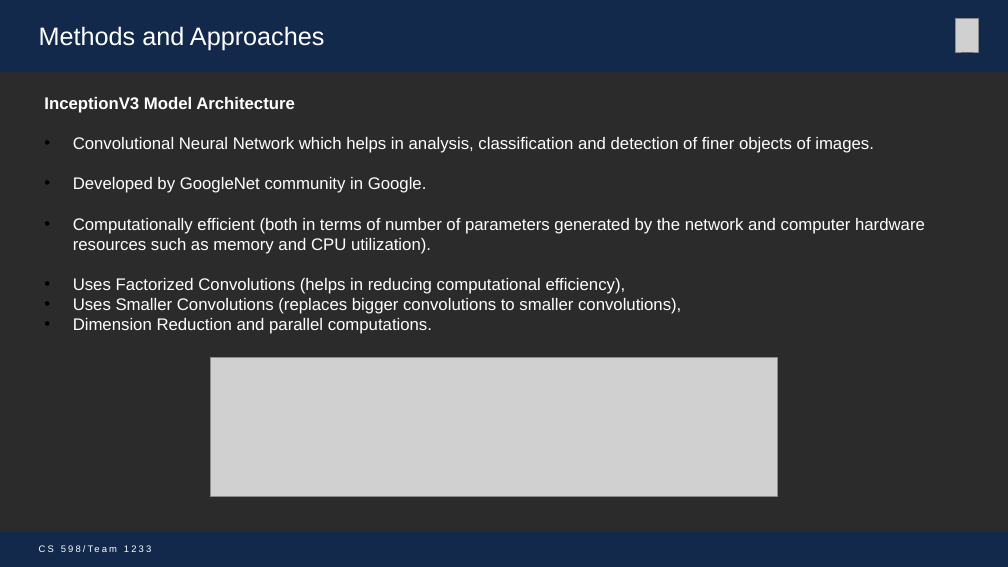
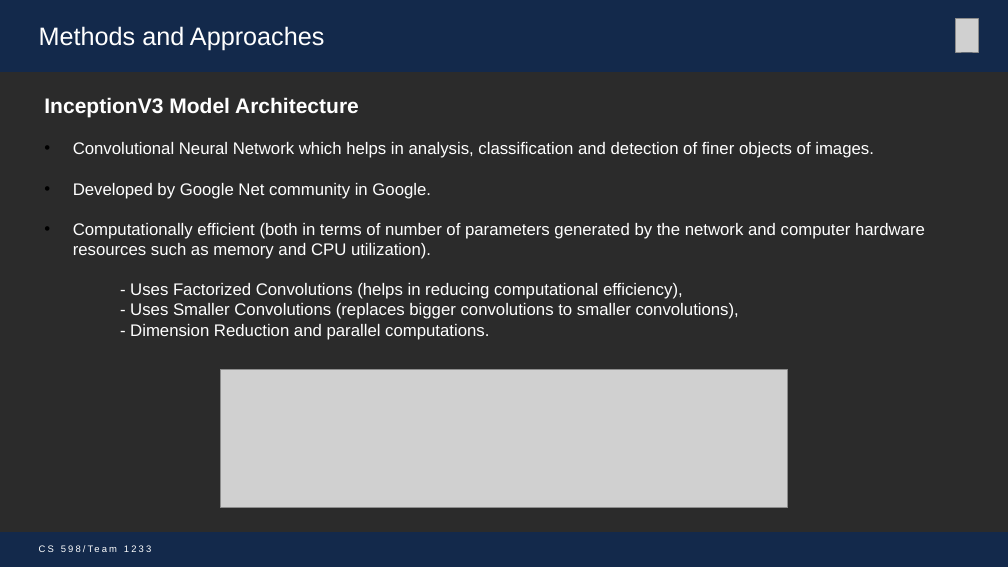
Before and after one commit to mohitbhadauria10/DL-Project, a slide deck: slide 9 of Presentation_Team_1233 _mike.pptx. Drawn at 1008x567 pixels with LibreOffice and Linux fonts; fonts in the diff are those of the drawing; grey boxes stand for pictures; background and template pictures are left out; a plain dark background stands for a picture behind light text. Boxes give left, top, right and bottom in pixels: in the first picture for what was removed or moved away, otherwise in the second. Text is boxed around its words. In the diff, an @@ line names an element or a change of style, - is before the commit and + after.

```diff
--- a/Presentation_Team_1233 _mike.pptx
+++ b/Presentation_Team_1233 _mike.pptx
@@ text at (x1=44, y1=97, x2=359, y2=118): size 16 to 20 pt in "InceptionV3 Model Architecture" @@
@@ text at (x1=73, y1=183, x2=431, y2=199): spaces changed @@
-• Developed by GoogleNet community in Google.
+• Developed by Google Net community in Google.
@@ text at (x1=130, y1=283, x2=739, y2=340): text changed @@
-• Uses Factorized Convolutions (helps in reducing computational efficiency),
-• Uses Smaller Convolutions (replaces bigger convolutions to smaller convolutions),
-• Dimension Reduction and parallel computations.
+- Uses Factorized Convolutions (helps in reducing computational efficiency),
+- Uses Smaller Convolutions (replaces bigger convolutions to smaller convolutions),
+- Dimension Reduction and parallel computations.
@@ picture moved from (x1=211, y1=358, x2=778, y2=496) to (x1=221, y1=370, x2=788, y2=508) @@
```
Also in this commit, not shown: 11 other slides changed.
